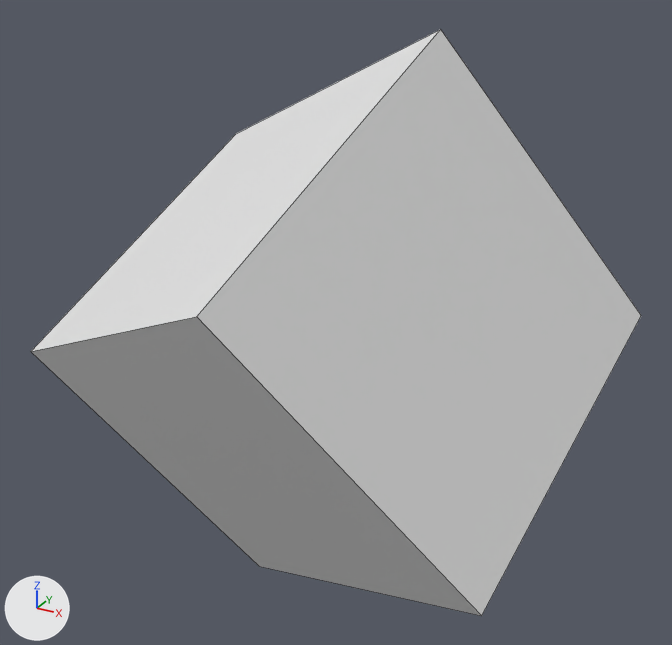
Two versions of the Blender file blender-to-unity/Assets/01-scripts/blender-importer/cube1.blend, one commit apart.
One viewpoint serves both versions: a 50 mm camera at (1.95, -4.71, 2.26) aimed at (-0.39, -0.47, 0.14). The lights are fixed; the arrows at lower left show +X, +Y and +Z. Mesh edges are drawn as thin lines.
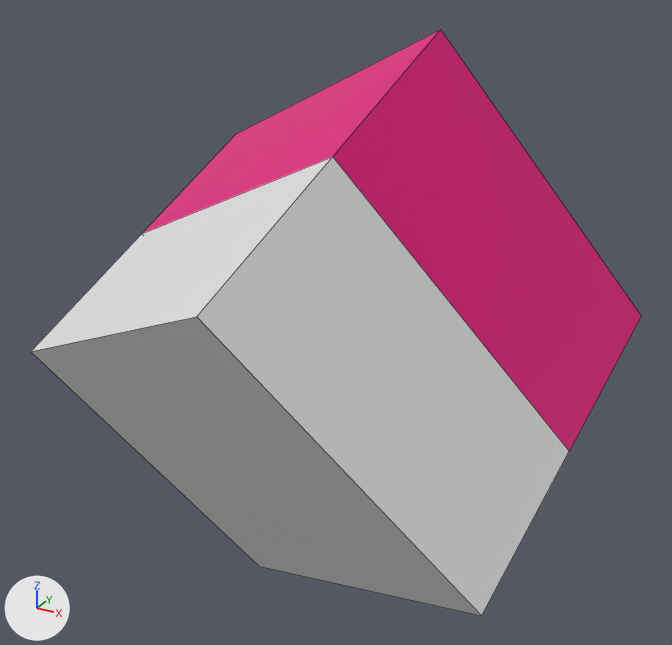
What differs and where, as boxes (x1, y1, x2, y2) in the pictures (672 x 645 px):
part 1 of me_cube, built on: (113, 29, 641, 454) in both

Diff of the bpy script that builds the scene:
```diff
--- a/blender-to-unity/Assets/01-scripts/blender-importer/cube1.blend.py
+++ b/blender-to-unity/Assets/01-scripts/blender-importer/cube1.blend.py
@@ mat_material @@
+mat_material = principled_material('Material')
+mat_material.base_color = (0.8, 0.8, 0.8)  # white #e7e7e7
@@ mat_material_001 @@
+mat_material_001 = principled_material('Material.001')
+mat_material_001.base_color = (0.8, 0.0, 0.214)  # pink #e7007f
@@ me_cube @@
 me_cube.from_pydata(...)  # 8 vertices, 6 faces; spans x -1.85..1.12, y -2.04..1.07, z -1.57..1.74
 # used by ob_cube; location = (0.0, 0.0, 0.0)
 # verts and faces of me_cube; kept vertices keep their numbers, new ones are numbered from 8
 # before: 0 (-0.83, -0.69, -1.57) at pixel (259, 566), 1 (-1.85, -1.38, 0.0) at pixel (30, 351), 2 (-0.59, 1.07, -0.65), 3 (-1.61, 0.38, 0.93) at pixel (236, 133), 4 (0.88, -1.35, -0.76) at pixel (481, 615)
 # before: 5 (-0.14, -2.04, 0.82) at pixel (196, 316), 6 (1.12, 0.41, 0.16) at pixel (641, 315), 7 (0.09, -0.28, 1.74) at pixel (440, 29)
+# me_cube part 1
+delete_faces([(0, 1, 3, 2), (4, 6, 7, 5), (0, 2, 6, 4), (1, 5, 7, 3)])
+for new, old in zip([*range(8, 12)], [0, 1, 4, 5]): verts[new] = verts[old] + (0.12, 0.88, 0.46)
+faces += [(2, 8, 9, 3), (3, 9, 11, 7), (2, 6, 10, 8), (6, 7, 11, 10)]  # mat_material_001 (pink #e7007f)
+faces += [(4, 10, 11, 5), (0, 8, 10, 4), (1, 5, 11, 9), (0, 1, 9, 8)]  # mat_material (white #e7e7e7)
+me_cube.materials.append(mat_material)  # white #e7e7e7
+me_cube.materials.append(mat_material_001)  # pink #e7007f
```
